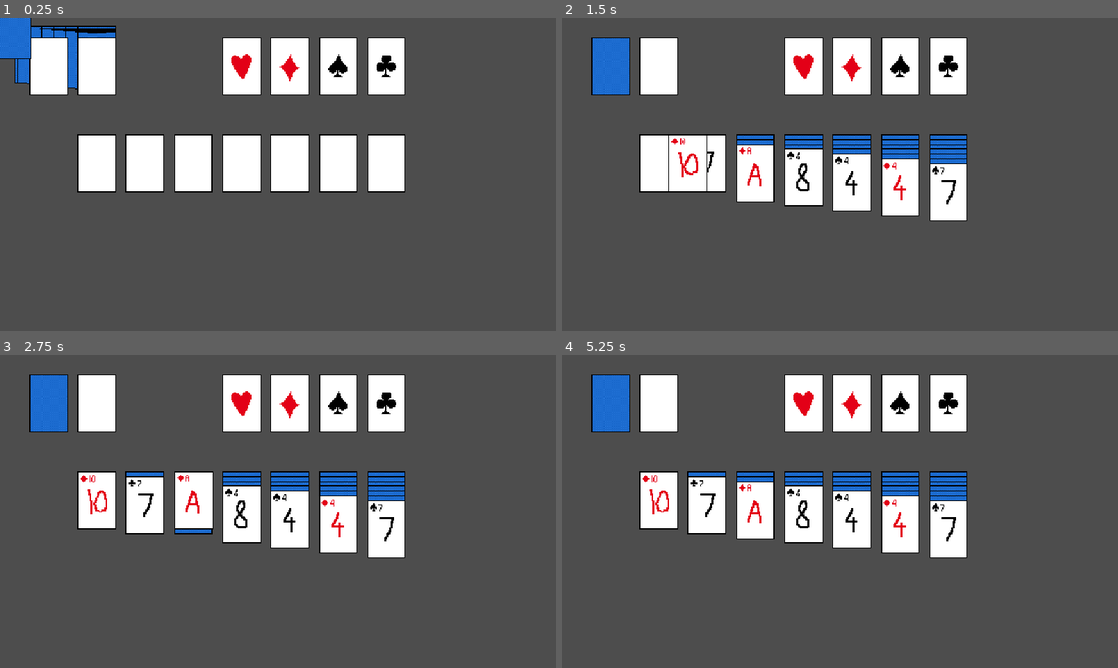
Above: before the commit, frames 1-4 (two rows, left to right).
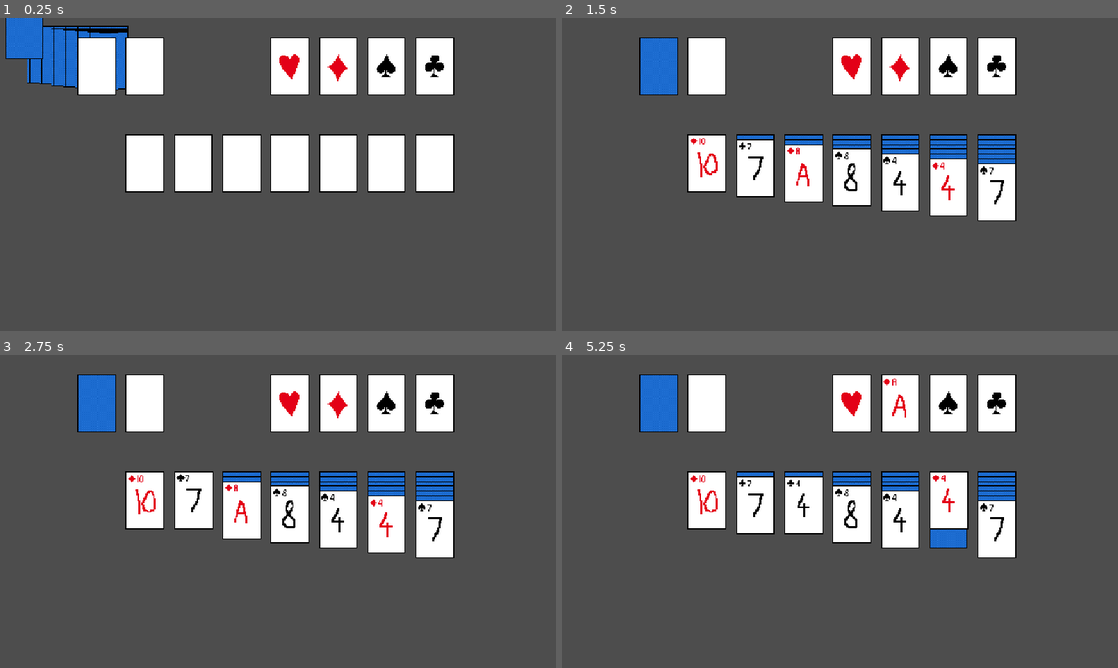
Above: after the commit, the same moments.

Repository: pnkmht135/Solitaire
Game: Godot game, scene res://Game.tscn
Two runs of this game, one before a commit and one after it. Both use one fixed random seed, a clock stepped at 60 frames per second and the inputs below.
Inputs (mouse positions are in pixels of both pictures, inside the frame that each line leads up to):
- Up to frame 1 (0.25 s): no input
- Up to frame 2 (1.5 s): move the mouse to (612, 89) at 0.52 s; press the mouse at (612, 89) at 0.53 s; move the mouse to (706, 161) at 1.27 s; release the mouse at (706, 161) at 1.28 s; right-click (706, 161) at 1.35 s; click (706, 161) at 1.42 s
- Up to frame 3 (2.75 s): move the mouse to (194, 498) at 2.02 s; press the mouse at (194, 498) at 2.03 s
- Up to frame 4 (5.25 s): tap Enter at 2.75 s; move the mouse to (801, 498) at 2.77 s; release the mouse at (801, 498) at 2.78 s; right-click (801, 498) at 2.85 s; click (801, 498) at 2.92 s; move the mouse to (851, 498) at 3.52 s; press the mouse at (851, 498) at 3.53 s; tap Space at 4.25 s; move the mouse to (901, 498) at 4.27 s; release the mouse at (901, 498) at 4.28 s; right-click (901, 498) at 4.35 s; click (901, 498) at 4.42 s; move the mouse to (945, 498) at 5.02 s; press the mouse at (945, 498) at 5.03 s

The runs differ from the first frame. In frame 1, 8.8% of the frame differs, in the area x 0-82%, y 0-56%; in frame 2, 12%; in frame 3, 12%; in frame 4, 13%, in the area x 5-82%, y 6-65%.

Commit message:
game elements centered now

Diff:
--- a/Game.tscn
+++ b/Game.tscn
@@ -11,51 +11,51 @@
 CARD = ExtResource("2_u44n3")
 
 [node name="Heart_Pile" parent="." node_paths=PackedStringArray("game") instance=ExtResource("5_t88pq")]
-position = Vector2(500, 100)
+position = Vector2(600, 100)
 game = NodePath("..")
 
 [node name="Diamond_Pile" parent="." node_paths=PackedStringArray("game") instance=ExtResource("5_t88pq")]
-position = Vector2(600, 100)
+position = Vector2(700, 100)
 suit = 2
 game = NodePath("..")
 
 [node name="Spade_Pile" parent="." node_paths=PackedStringArray("game") instance=ExtResource("5_t88pq")]
-position = Vector2(700, 100)
+position = Vector2(800, 100)
 suit = 1
 game = NodePath("..")
 
 [node name="Clover_Pile" parent="." node_paths=PackedStringArray("game") instance=ExtResource("5_t88pq")]
-position = Vector2(800, 100)
+position = Vector2(900, 100)
 suit = 3
 game = NodePath("..")
 
 [node name="Tableau1" parent="." instance=ExtResource("2_xkndl")]
 unique_name_in_owner = true
-position = Vector2(200, 300)
+position = Vector2(300, 300)
 
 [node name="Tableau2" parent="." instance=ExtResource("2_xkndl")]
 unique_name_in_owner = true
-position = Vector2(300, 300)
+position = Vector2(400, 300)
 
 [node name="Tableau3" parent="." instance=ExtResource("2_xkndl")]
 unique_name_in_owner = true
-position = Vector2(400, 300)
+position = Vector2(500, 300)
 
 [node name="Tableau4" parent="." instance=ExtResource("2_xkndl")]
 unique_name_in_owner = true
-position = Vector2(500, 300)
+position = Vector2(600, 300)
 
 [node name="Tableau5" parent="." instance=ExtResource("2_xkndl")]
 unique_name_in_owner = true
-position = Vector2(600, 300)
+position = Vector2(700, 300)
 
 [node name="Tableau6" parent="." instance=ExtResource("2_xkndl")]
 unique_name_in_owner = true
-position = Vector2(700, 300)
+position = Vector2(800, 300)
 
 [node name="Tableau7" parent="." instance=ExtResource("2_xkndl")]
 unique_name_in_owner = true
-position = Vector2(800, 300)
+position = Vector2(900, 300)
 
 [node name="Stockpile" parent="." instance=ExtResource("4_sb48q")]
-position = Vector2(100, 100)
+position = Vector2(200, 100)
